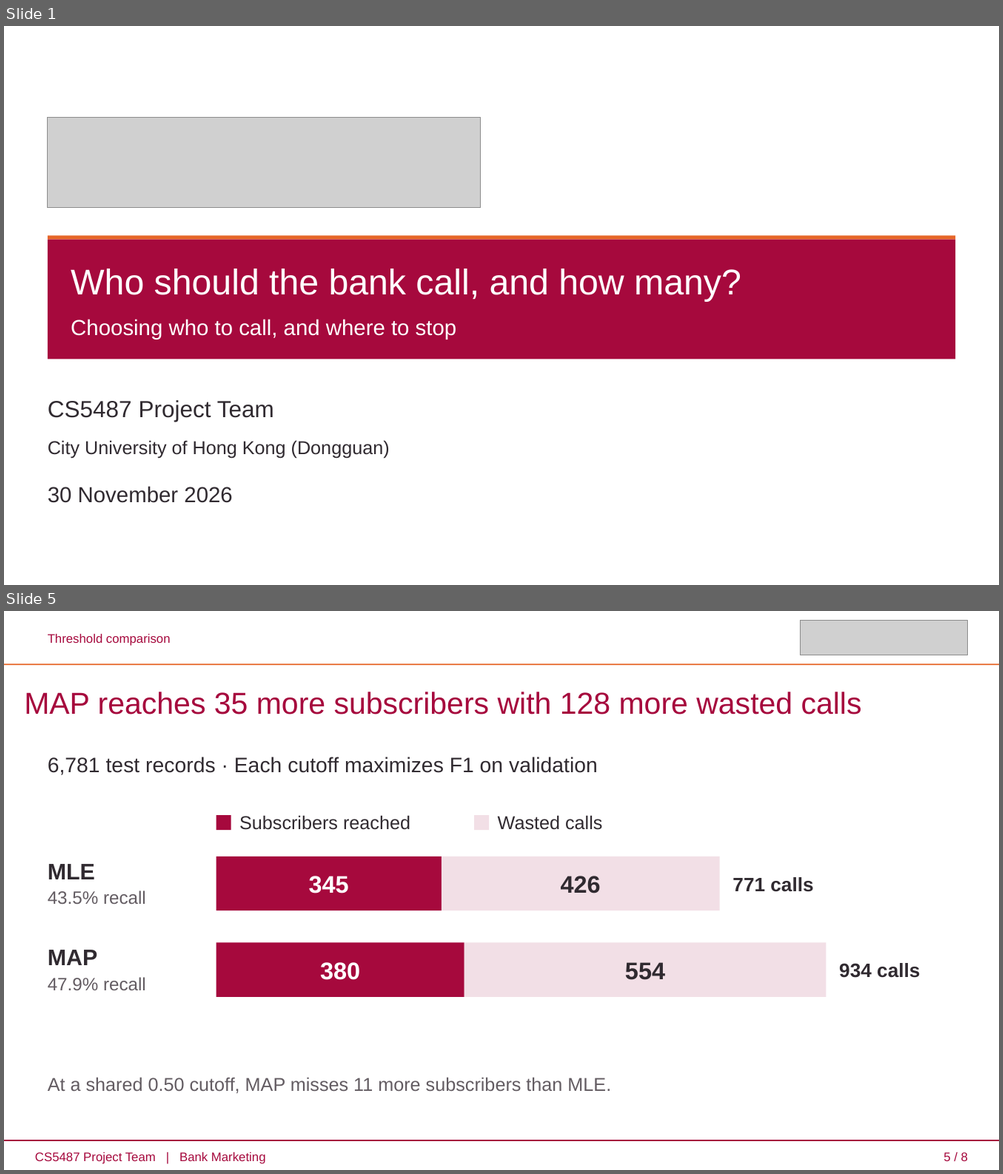
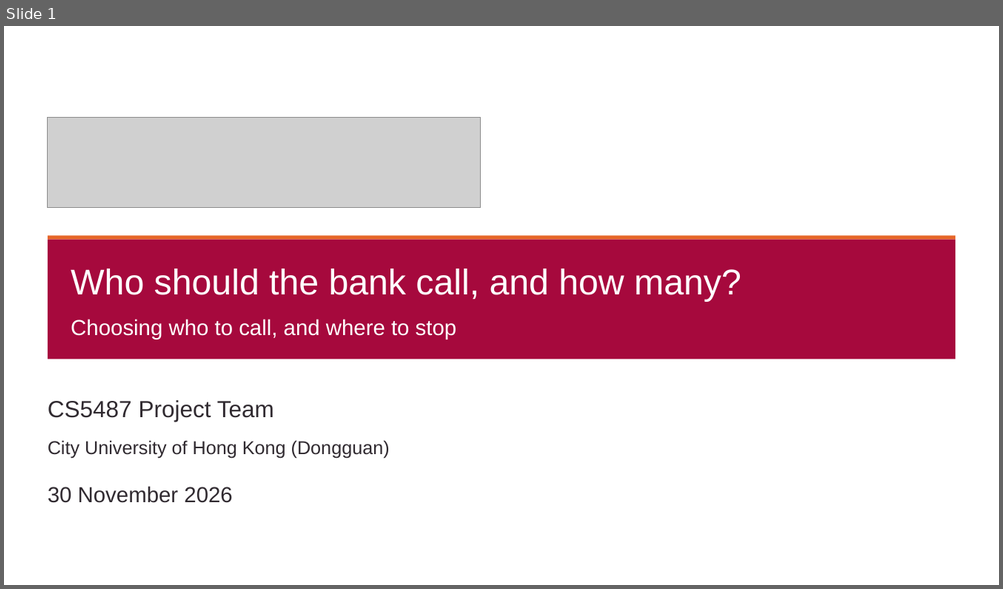
Before and after one commit to wzhnbsixsixsix/CS5487, a slide deck: 5487-PPT/CS5487_Bank_Marketing_ABCD_Final_Polished.pptx. Shown one above the other, each under a label of ours: slides 1 and 5 before the commit, slide 1 after it; the slides between them are not shown. The pictures are 1003x1174 and 1003x589 pixels, drawn with LibreOffice and Linux fonts; fonts in the diff are those of the drawing; grey boxes stand for pictures. Boxes give left, top, right and bottom in pixels: in the first picture for what was removed or moved away, otherwise in the second. Text is boxed around its words. In the diff, an @@ line names an element or a change of style, - is before the commit and + after.

Commit message:
Condense the team presentation to seven slides

```diff
--- a/5487-PPT/CS5487_Bank_Marketing_ABCD_Final_Polished.pptx
+++ b/5487-PPT/CS5487_Bank_Marketing_ABCD_Final_Polished.pptx
@@ slide 5 removed at [4, 611, 999, 1170], background #FFFFFF @@
@@ picture removed at [800, 620, 968, 655] @@
@@ text removed at [48, 634, 170, 646] @@
-Threshold comparison
@@ rectangle removed at [4, 664, 999, 666] @@
@@ text removed at [24, 692, 862, 715] @@
-MAP reaches 35 more subscribers with 128 more wasted calls
@@ text removed at [48, 757, 597, 775] @@
-6,781 test records · Each cutoff maximizes F1 on validation
@@ rectangle removed at [216, 815, 231, 830] @@
@@ text removed at [239, 815, 410, 830] @@
-Subscribers reached
@@ rectangle removed at [474, 815, 489, 830] @@
@@ text removed at [498, 815, 602, 830] @@
-Wasted calls
@@ text removed at [48, 864, 95, 880] @@
-MLE
@@ rectangle removed at [216, 857, 441, 911] @@
-345
@@ rectangle removed at [441, 857, 720, 911] @@
-426
@@ text removed at [48, 891, 146, 904] @@
-43.5% recall
@@ text removed at [732, 877, 813, 892] @@
-771 calls
@@ rectangle removed at [216, 943, 464, 997] @@
-380
@@ rectangle removed at [464, 943, 826, 997] @@
-554
@@ text removed at [48, 950, 98, 965] @@
-MAP
@@ text removed at [839, 963, 919, 978] @@
-934 calls
@@ text removed at [48, 977, 146, 991] @@
-47.9% recall
@@ text removed at [48, 1077, 611, 1093] @@
-At a shared 0.50 cutoff, MAP misses 11 more subscribers than MLE.
@@ rectangle removed at [4, 1140, 999, 1142] @@
@@ text removed at [35, 1153, 266, 1165] @@
-CS5487 Project Team | Bank Marketing
@@ text removed at [943, 1153, 967, 1162] @@
-5 / 8
```
Also in this commit, not shown: 6 slides changed, 2 other files.
